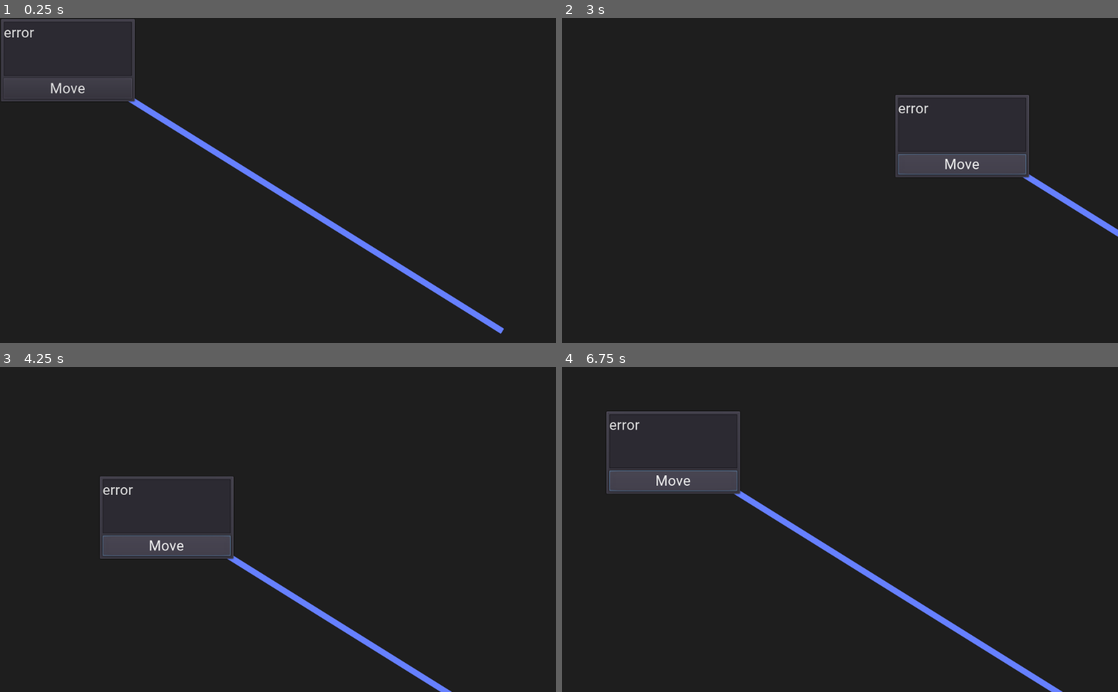
Above: before the commit, frames 1-4 (two rows, left to right).
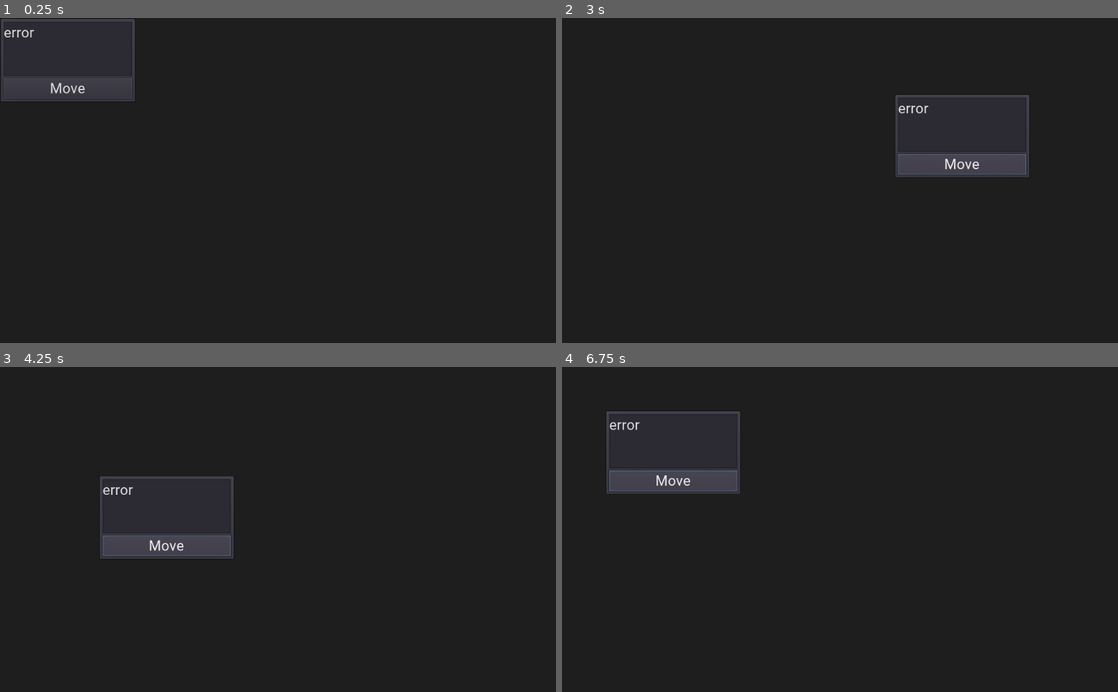
Above: after the commit, the same moments.

Repository: creikey/synapse-test
Game: Godot game, scene res://Instruction.tscn
Two runs of this game, one before a commit and one after it. Both use one fixed random seed, a clock stepped at 60 frames per second and the inputs below. This scene is started directly instead of the project's main scene.
Inputs (mouse positions are in pixels of both pictures, inside the frame that each line leads up to):
- Up to frame 1 (0.25 s): no input
- Up to frame 2 (3 s): click "Move" at 0.5 s; click "Move" at 1.25 s; click "Move" at 2 s; tap Enter at 2.75 s; move the mouse to (962, 164) at 2.77 s
- Up to frame 3 (4.25 s): tap Space (editor_pan) at 3.5 s; move the mouse to (166, 545) at 3.52 s
- Up to frame 4 (6.75 s): tap Enter at 4.25, 5.75 s; move the mouse to (895, 458) at 4.27 s; tap Space (editor_pan) at 5, 6.5 s; move the mouse to (812, 594) at 5.02 s; move the mouse to (1006, 578) at 5.77 s; move the mouse to (673, 480) at 6.52 s

The runs differ from the first frame. In frame 1, 1.6% of the frame differs, in the area x 23-91%, y 24-98%; in frame 2, 0.4%; in frame 3, 0.9%; in frame 4, 1.4%.
Error before the commit: Invalid get index '90' (on base: 'Dictionary'). (res://Instruction.gd:51)

Commit message:
Refactor targets to be an array of lines

Diff:
--- /dev/null
+++ b/src/ConnectionLine.gd
@@ -0,0 +1,8 @@
+extends Line2D
+
+class_name ConnectionLine
+
+var target := Vector2(100, 100) setget set_target # in global coordinates
+
+func set_target(new_target):
+	points[1] = to_local(new_target)
--- /dev/null
+++ b/src/ConnectionLine.tscn
@@ -0,0 +1,9 @@
+[gd_scene load_steps=2 format=2]
+
+[ext_resource path="res://ConnectionLine.gd" type="Script" id=1]
+
+[node name="ConnectionLine" type="Line2D"]
+show_behind_parent = true
+points = PoolVector2Array( 0, 0, 800, 500 )
+antialiased = true
+script = ExtResource( 1 )
--- a/src/Instruction.gd
+++ b/src/Instruction.gd
@@ -7,28 +7,48 @@
 var index: int = 1
 var step_text: String = ""
 var complexity_layer: int = 0
-var next_step_index: int = 90
+var next_step_indices: Array = []
 var analyzed_bool = null
 var position_override_vector2 = null
 
 var currently_displayed: Dictionary = {}
+var _instruction_to_line_pointing_to_it: Dictionary = {}
 
 func get_centerpoint() -> Vector2:
-	return rect_global_position
+	return rect_global_position + rect_size/2.0
 
 func initialize_visually():
 	$V/TextEdit.text = step_text
 	rect_size = Vector2(300, 200)
-	if next_step_index != -1:
-		if not currently_displayed.has(next_step_index):
-			OS.alert(str("Warning: Index ", index, " has invalid next step index ", next_step_index, ", points to nothing!"))
-			$Line2D.visible = false
-			return
-		if not currently_displayed[next_step_index].is_connected("moved", self, "_on_target_moved"):
-			currently_displayed[next_step_index].connect("moved", self, "_on_target_moved")
-		_update_line_target()
-	else:
-		$Line2D.visible = false
+	if not next_step_indices.size() > 0:
+		return
+	for c in $ConnectionLines.get_children():
+		c.queue_free()
+	_instruction_to_line_pointing_to_it.clear()
+
+	var made_first_line: bool = false
+	for cur_index in next_step_indices:
+		if cur_index == -1:
+			continue
+		if not currently_displayed.has(cur_index):
+			OS.alert(str("Warning: Index ", index, " has invalid next step index ", cur_index, ", points to nothing!"))
+			continue
+
+		var cur_line: ConnectionLine
+		if not made_first_line:
+			cur_line = preload("res://ConnectionLine.tscn").instance()
+			made_first_line = true
+		else:
+			cur_line = preload("res://TangentConnectionLine.tscn").instance()
+		$ConnectionLines.add_child(cur_line)
+
+		var target_instruction: Instruction = currently_displayed[cur_index]
+		if not target_instruction.is_connected("moved", self, "_on_target_moved"):
+			target_instruction.connect("moved", self, "_on_target_moved")
+
+		_instruction_to_line_pointing_to_it[target_instruction] = cur_line
+
+		_update_line_target(target_instruction)
 
 func _input(event):
 	if event is InputEventMouseMotion and $V/MoveButton.pressed:
@@ -37,18 +57,18 @@
 		relative_movement = relative_movement / get_viewport().canvas_transform.get_scale()
 		rect_position += relative_movement
 		position_override_vector2 = rect_global_position
-		emit_signal("moved")
-		_update_line_target()
+		emit_signal("moved", self)
+		for instruction in _instruction_to_line_pointing_to_it.keys():
+			_update_line_target(instruction)
 
-func _on_target_moved():
-	_update_line_target()
+func _on_target_moved(instruction_that_moved: Instruction):
+	_update_line_target(instruction_that_moved)
 
 func _on_TextEdit_text_changed():
 	step_text = $V/TextEdit.text
 
-func _update_line_target():
-#	currently_displayed[next_step_index].connect("moved", self, )
-	$Line2D.points[1] = get_global_transform().affine_inverse().xform(currently_displayed[next_step_index].get_centerpoint())
+func _update_line_target(instruction: Instruction):
+	_instruction_to_line_pointing_to_it[instruction].target = instruction.get_centerpoint()
 
 func _on_Instruction_resized():
-	$Line2D.position = rect_size/2.0
+	$ConnectionLines.position = rect_size/2.0
--- a/src/Instruction.tscn
+++ b/src/Instruction.tscn
@@ -34,9 +34,7 @@
 margin_bottom = 142.0
 text = "Move"
 
-[node name="Line2D" type="Line2D" parent="."]
+[node name="ConnectionLines" type="Node2D" parent="."]
 show_behind_parent = true
-points = PoolVector2Array( 0, 0, 800, 500 )
-antialiased = true
 [connection signal="resized" from="." to="." method="_on_Instruction_resized"]
 [connection signal="text_changed" from="V/TextEdit" to="." method="_on_TextEdit_text_changed"]
--- a/src/Synapse.gd
+++ b/src/Synapse.gd
@@ -100,7 +100,7 @@
 				cur_instruction.rect_position = cur_instruction.position_override_vector2
 			else:
 				cur_instruction.rect_position = Vector2(cos(angle), sin(angle)) * ((float(cur_instruction.complexity_layer - 1)*_RING_RADIUS) + _RING_RADIUS/2.0) - cur_instruction.rect_size/2.0
-			cur_instruction = _currently_displayed.get(cur_instruction.next_step_index)
+			cur_instruction = _currently_displayed.get(cur_instruction.next_step_indices[0])
 
 	# initialize visuals again after all have been loaded, this time for the lines
 	for cur_instruction in _currently_displayed.values():
@@ -120,6 +120,6 @@
 	cur_instruction.index = index
 	cur_instruction.step_text = text
 	cur_instruction.complexity_layer = complexity
-	cur_instruction.next_step_index = next_index
+	cur_instruction.next_step_indices.append(next_index)
 	cur_instruction.position_override_vector2 = position_override_vector2
 	cur_instruction.currently_displayed = _currently_displayed
--- /dev/null
+++ b/src/TangentConnectionLine.tscn
@@ -0,0 +1,10 @@
+[gd_scene load_steps=2 format=2]
+
+[ext_resource path="res://ConnectionLine.gd" type="Script" id=1]
+
+[node name="ConnectionLine" type="Line2D"]
+show_behind_parent = true
+points = PoolVector2Array( 0, 0, 800, 500 )
+default_color = Color( 1, 0.752941, 0.4, 1 )
+antialiased = true
+script = ExtResource( 1 )
--- a/src/project.godot
+++ b/src/project.godot
@@ -9,6 +9,11 @@
 config_version=4
 
 _global_script_classes=[ {
+"base": "Line2D",
+"class": "ConnectionLine",
+"language": "GDScript",
+"path": "res://ConnectionLine.gd"
+}, {
 "base": "Control",
 "class": "Instruction",
 "language": "GDScript",
@@ -20,6 +25,7 @@
 "path": "res://Synapse.gd"
 } ]
 _global_script_class_icons={
+"ConnectionLine": "",
 "Instruction": "",
 "Synapse": ""
 }
